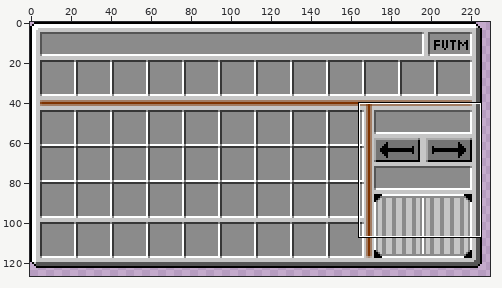
A sprite sheet gets an edit: src/main/resources/assets/fvtm/textures/guis/veh_inv_container.png. The picture above shows the old version from afar; the outline marks the close-up.
Close-up. As it was:
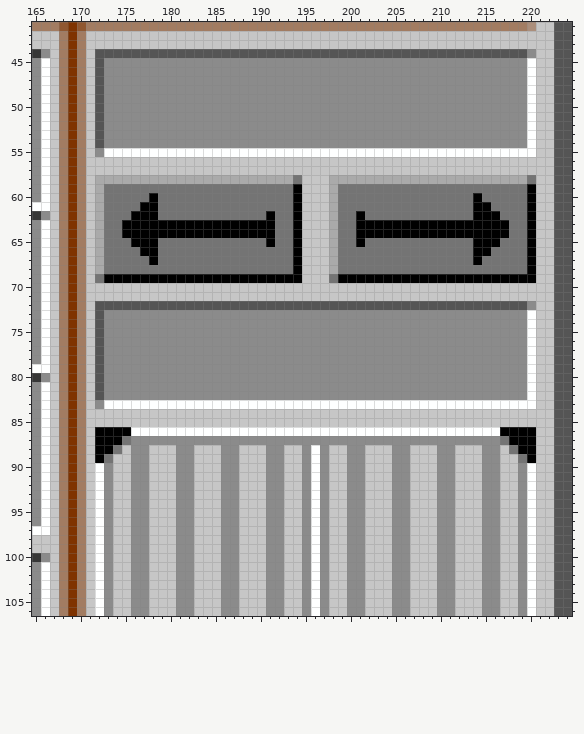
The file is 256x256 pixels. Colours within 5 levels of each other are drawn and written as one. Shown: x 165..224, y 41..106. The wide view leaves out empty margins.
New version:
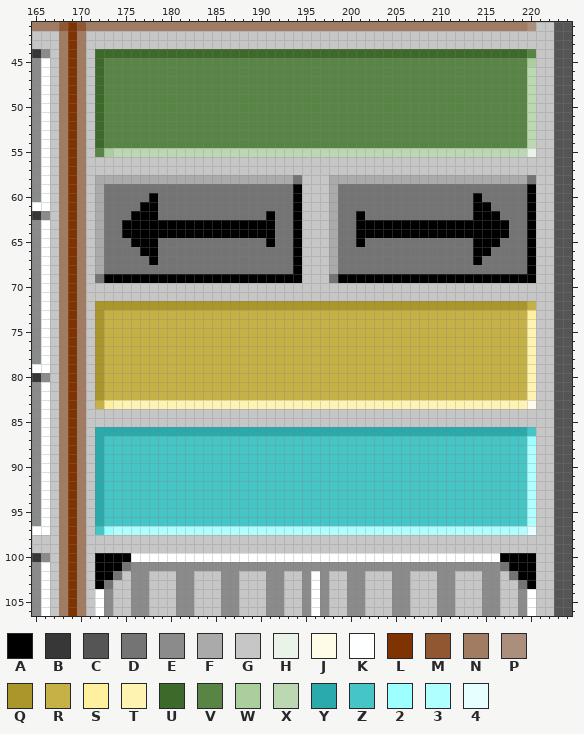
Palette (. is transparent): A #000000  B #373737  C #555555  D #747474  E #8b8b8b  F #aaaaaa  G #c6c6c6  H #eaf3e8  J #fefbe7  K #feffff  L #7f3300  M #905730  N #a27c62  P #ab8e7b  Q #aa962a  R #c5b145  S #fef09e  T #fef3b1  U #3d692a  V #588545  W #abce9e  X #bcd8b2  Y #2aaaaa  Z #45c5c5  2 #9dffff  3 #b0ffff  4 #e6ffff
Edits made:
Changed rows in their new state; - is an unchanged pixel.
first column x 172:
 44 UUUUUUUUUUUUUUUUUUUUUUUUUUUUUUUUUUUUUUUUUUUUUUUUV
 45 UVVVVVVVVVVVVVVVVVVVVVVVVVVVVVVVVVVVVVVVVVVVVVVVW
 46 UVVVVVVVVVVVVVVVVVVVVVVVVVVVVVVVVVVVVVVVVVVVVVVVX
 47 UVVVVVVVVVVVVVVVVVVVVVVVVVVVVVVVVVVVVVVVVVVVVVVVX
 48 UVVVVVVVVVVVVVVVVVVVVVVVVVVVVVVVVVVVVVVVVVVVVVVVX
 49 UVVVVVVVVVVVVVVVVVVVVVVVVVVVVVVVVVVVVVVVVVVVVVVVX
 50 UVVVVVVVVVVVVVVVVVVVVVVVVVVVVVVVVVVVVVVVVVVVVVVVX
 51 UVVVVVVVVVVVVVVVVVVVVVVVVVVVVVVVVVVVVVVVVVVVVVVVX
 52 UVVVVVVVVVVVVVVVVVVVVVVVVVVVVVVVVVVVVVVVVVVVVVVVX
 53 UVVVVVVVVVVVVVVVVVVVVVVVVVVVVVVVVVVVVVVVVVVVVVVVX
 54 UVVVVVVVVVVVVVVVVVVVVVVVVVVVVVVVVVVVVVVVVVVVVVVVX
 55 VWXXXXXXXXXXXXXXXXXXXXXXXXXXXXXXXXXXXXXXXXXXXXXXH
first column x 172:
 72 QQQQQQQQQQQQQQQQQQQQQQQQQQQQQQQQQQQQQQQQQQQQQQQQR
 73 QRRRRRRRRRRRRRRRRRRRRRRRRRRRRRRRRRRRRRRRRRRRRRRRS
 74 QRRRRRRRRRRRRRRRRRRRRRRRRRRRRRRRRRRRRRRRRRRRRRRRT
 75 QRRRRRRRRRRRRRRRRRRRRRRRRRRRRRRRRRRRRRRRRRRRRRRRT
 76 QRRRRRRRRRRRRRRRRRRRRRRRRRRRRRRRRRRRRRRRRRRRRRRRT
 77 QRRRRRRRRRRRRRRRRRRRRRRRRRRRRRRRRRRRRRRRRRRRRRRRT
 78 QRRRRRRRRRRRRRRRRRRRRRRRRRRRRRRRRRRRRRRRRRRRRRRRT
 79 QRRRRRRRRRRRRRRRRRRRRRRRRRRRRRRRRRRRRRRRRRRRRRRRT
 80 QRRRRRRRRRRRRRRRRRRRRRRRRRRRRRRRRRRRRRRRRRRRRRRRT
 81 QRRRRRRRRRRRRRRRRRRRRRRRRRRRRRRRRRRRRRRRRRRRRRRRT
 82 QRRRRRRRRRRRRRRRRRRRRRRRRRRRRRRRRRRRRRRRRRRRRRRRT
 83 RSTTTTTTTTTTTTTTTTTTTTTTTTTTTTTTTTTTTTTTTTTTTTTTJ
 86 YYYYYYYYYYYYYYYYYYYYYYYYYYYYYYYYYYYYYYYYYYYYYYYYZ
 87 YZZZZZZZZZZZZZZZZZZZZZZZZZZZZZZZZZZZZZZZZZZZZZZZ2
 88 YZZZZZZZZZZZZZZZZZZZZZZZZZZZZZZZZZZZZZZZZZZZZZZZ3
 89 YZZZZZZZZZZZZZZZZZZZZZZZZZZZZZZZZZZZZZZZZZZZZZZZ3
 90 YZZZZZZZZZZZZZZZZZZZZZZZZZZZZZZZZZZZZZZZZZZZZZZZ3
 91 YZZZZZZZZZZZZZZZZZZZZZZZZZZZZZZZZZZZZZZZZZZZZZZZ3
 92 YZZZZZZZZZZZZZZZZZZZZZZZZZZZZZZZZZZZZZZZZZZZZZZZ3
 93 YZZZZZZZZZZZZZZZZZZZZZZZZZZZZZZZZZZZZZZZZZZZZZZZ3
 94 YZZZZZZZZZZZZZZZZZZZZZZZZZZZZZZZZZZZZZZZZZZZZZZZ3
 95 YZZZZZZZZZZZZZZZZZZZZZZZZZZZZZZZZZZZZZZZZZZZZZZZ3
 96 YZZZZZZZZZZZZZZZZZZZZZZZZZZZZZZZZZZZZZZZZZZZZZZZ3
 97 Z233333333333333333333333333333333333333333333334
 98 GG--GG---GG---GG---GG--GGG--GG---GG---GG---GG--GG
 99 GG--GG---GG---GG---GG--GGG--GG---GG---GG---GG--GG
100 AAAAKKKKKKKKKKKKKKKKKKKK-KKKKKKKKKKKKKKKKKKKKAAAA
101 AAAD--EEE--EEE--EEE--EE-E-EE--EEE--EEE--EEE--DAAA
102 AAD-------------------------------------------DAA
103 AD---------------------------------------------DA
Pixel boxes of the changes (left, top, right, bottom) in both close-ups:
changed: (95, 49, 536, 157)
changed: (95, 301, 536, 589)
